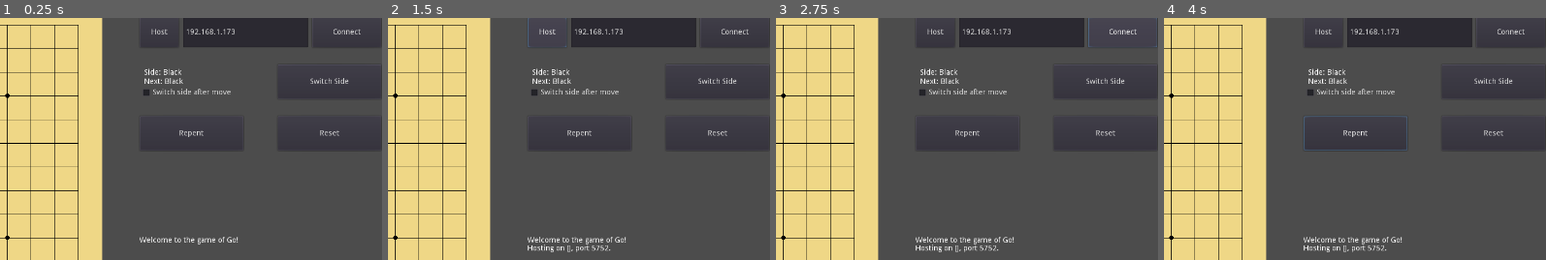
Above: before the commit, frames 1-4 (left to right).
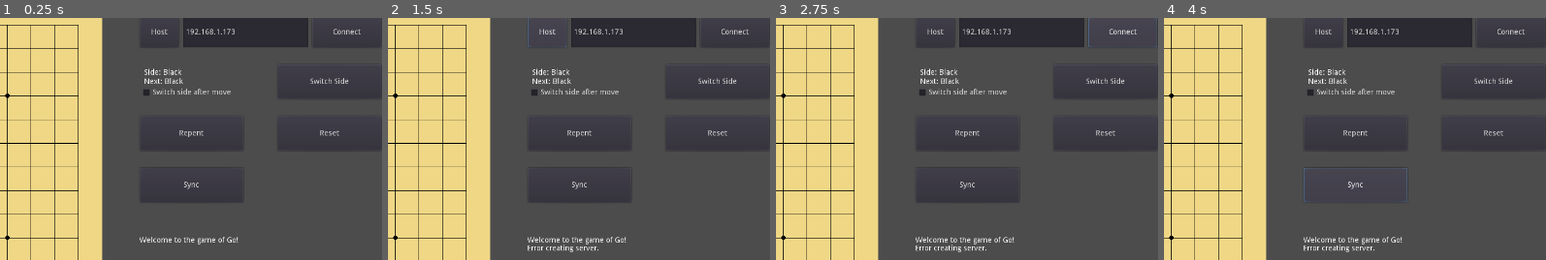
Above: after the commit, the same moments.

Repository: lightyears1998/godot-go
Game: Godot game, scene res://screens/battle_screen.tscn
Same seed, same stepped clock (60 frames per second), same inputs: the game is played once before the commit and once after it. Before the commit the project starts from res://screens/home_screen.tscn.
Inputs (mouse positions are % of the whole screen's width and height, from its top left):
- Up to frame 1 (0.25 s): no input
- Up to frame 2 (1.5 s): click (83, 83) at 0.52 s; type "12" at 0.6 s; click "Host" at 1.25 s
- Up to frame 3 (2.75 s): click "Connect" at 2 s
- Up to frame 4 (4 s): click "Repent" at 2.75 s; click (74, 39) at 3.5 s, where only the run after the commit has a clickable "Sync"
The pictures show only the part of the screen within x 49-99%, y 5-55%; the shares and areas given below are measured in that part.

The runs differ from the first frame. In frame 1, 0.1% of the frame differs, in the area x 38-63%, y 67-76%; in frame 2, 0.4%; in frame 3, 0.4%; in frame 4, 0.6%, in the area x 36-64%, y 40-97%.

Commit message:
refactor: Enhance networking

Diff:
--- a/components/chessboard.gd
+++ b/components/chessboard.gd
@@ -4,10 +4,10 @@
 
 class_name Chessboard
 
-signal side_changed()
+signal side_switched()
 signal chess_had_not_placed(row_index, column_index, side, why)
 signal chess_placed(row_index, column_index, side)
-signal user_repented(restored_history_index)
+signal repented(restored_history_index)
 
 export(int) var chessboard_size = 880
 export(int) var chessboard_rows = 19
@@ -23,6 +23,7 @@
 var switch_side_after_move = false
 
 var chess_colors = [ColorN("black"), ColorN("white")]
+
 var next_chess_side = 0
 
 var placed_chesses = []
@@ -51,6 +52,17 @@
 	reset_placed_chesses()
 	history = []
 	update()
+
+func request_synchronization():
+	rpc("send_synchronization")
+
+remote func send_synchronization():
+	rpc("receive_synchronization", next_chess_side, placed_chesses, history)
+
+remote func receive_synchronization(next_chess_side, placed_chesses, history):
+	self.next_chess_side = next_chess_side
+	self.placed_chesses = placed_chesses
+	self.history = history
 
 func init_cross_points():
 	var columns = ["A", "B", "C", "D", "E", "F", "G", "H", "J", "K", "L", "M", "N", "O", "P", "Q", "R", "S", "T"]
@@ -140,13 +152,13 @@
 remote func try_place_chess(row_index, column_index, side):
 	var err = can_place_chess(row_index, column_index, next_chess_side)
 	if !err:
-		place_chess(row_index, column_index, next_chess_side)
+		place_chess(placed_chesses, row_index, column_index, next_chess_side)
 		var dead_chesses = detect_dead_chess_indexes(placed_chesses, side)
 		for chess_index in dead_chesses:
-			remove_chess(chess_index.x, chess_index.y)
+			remove_chess(placed_chesses, chess_index.x, chess_index.y)
 		next_chess_side = 1 - next_chess_side
 		if switch_side_after_move:
-			switch_user_side()
+			switch_side()
 		var record = {
 			"placed_chesses": placed_chesses.duplicate(true),
 			"last_move_by_side": side
@@ -176,11 +188,11 @@
 	return chesses[row_index][column_index] != -1
 
 func can_place_chess(row_index, column_index, side):
-	# Standard rule forbits placing stone over other stone
+	# standard rule forbits placing stone over other stone
 	if is_place_taken(placed_chesses, row_index, column_index):
 		return "Place is already taken."
 
-	# Standard rule forbits suicide.
+	# standard rule forbits suicide.
 	var chesses = placed_chesses.duplicate(true)
 	chesses[row_index][column_index] = side
 	var dead_chess_indexes_after_play = detect_dead_chess_indexes(chesses, side)
@@ -189,18 +201,18 @@
 			return "Suicide is not permitted."
 	remove_chesses(chesses, dead_chess_indexes_after_play)
 
-	# Standard rule forbits the same situation come out once again.
+	# standard rule forbits the same situation come out once again.
 	for i in len(history):
 		if chesses == history[i]["placed_chesses"]:
 			return "Same situation happened in #%d, which is not permitted." % i
 
 	return null
 
-func place_chess(row_index, column_index, side):
-	placed_chesses[row_index][column_index] = side
-
-func remove_chess(row_index, column_index):
-	placed_chesses[row_index][column_index] = -1
+func place_chess(chesses, row_index, column_index, side):
+	chesses[row_index][column_index] = side
+
+func remove_chess(chesses, row_index, column_index):
+	chesses[row_index][column_index] = -1
 
 func remove_chesses(chesses, dead_chess_indexes):
 	for index in dead_chess_indexes:
@@ -266,18 +278,24 @@
 		dead_chess_indexes = opponent_dead_chess_indexes
 	return dead_chess_indexes
 
-func repent():
+func user_repent():
+	repent()
+	if is_playing_through_network():
+		rpc("repent")
+
+remote func repent():
 	var last_record = history.pop_back()
-	if last_record && last_record["last_move_by_side"] == user_side:
-		last_record = history.pop_back()
 	if last_record:
 		placed_chesses = last_record["placed_chesses"]
 		next_chess_side = 1 - last_record["last_move_by_side"]
 	else:
 		reset()
-	emit_signal("user_repented", len(history))
+	emit_signal("repented", len(history))
 	update()
 
-func switch_user_side():
+func user_switch_side():
+	switch_side()
+
+func switch_side():
 	user_side = 1 - user_side
-	emit_signal("side_changed")
+	emit_signal("side_switched")
--- a/project.godot
+++ b/project.godot
@@ -21,7 +21,7 @@
 [application]
 
 config/name="Go"
-run/main_scene="res://screens/home_screen.tscn"
+run/main_scene="res://screens/battle_screen.tscn"
 config/icon="res://icon.png"
 
 [autoload]
--- /dev/null
+++ b/screens/battle_screen.gd
@@ -0,0 +1,106 @@
+extends Control
+
+const SIDES = ["Black", "White"]
+
+const HOST_PORT = 5752
+
+const MODES = ["Host", "Client"]
+var mode = null
+
+func _ready():
+	setup_network_callbacks()
+	connect_chessboard()
+
+func setup_network_callbacks():
+	get_tree().connect("network_peer_connected", self, "_player_connected")
+	get_tree().connect("network_peer_disconnected", self, "_player_disconnected")
+	get_tree().connect("connected_to_server", self, "_connected_ok")
+	get_tree().connect("connection_failed", self, "_connected_fail")
+	get_tree().connect("server_disconnected", self, "_server_disconnected")
+
+func connect_chessboard():
+	$Chessboard.connect("side_switched", self, "_on_side_changed")
+	$Chessboard.connect("chess_placed", self, "_on_chess_placed")
+	$Chessboard.connect("chess_had_not_placed", self, "_on_chess_had_not_placed")
+	$HostButton.connect("pressed", self, "host")
+	$ConnectButton.connect("pressed", self, "connect_to_host_or_disconnect")
+	$RepentButton.connect("pressed", $Chessboard, "user_repent")
+	$SyncButton.connect("pressed", $Chessboard, "send_synchronization")
+	$SwitchSideButton.connect("pressed", $Chessboard, "user_switch_side")
+	$AutoSwitchSideCheckBox.connect("pressed", $Chessboard, "toggle_switch_side_after_move")
+	$SendChatButton.connect("pressed", self, "_on_send_chat_button_pressed")
+	$ResetButton.connect("pressed", $Chessboard, "reset")
+
+func _on_side_changed():
+	update_side_label()
+
+func _on_send_chat_button_pressed():
+	var text = $ChatLineEdit.text
+	if text:
+		print_log(text)
+
+func _on_chess_placed(row_index, column_index, side):
+	print_log("%s plays at (%s, %s)" % [SIDES[side], row_index, column_index])
+
+func _on_chess_had_not_placed(row_index, column_index, side, why):
+	print_log("%s cannot play at (%s, %s): %s" % [SIDES[side], row_index, column_index, why])
+
+func update_side_label():
+	var user_side = $Chessboard.user_side
+	var next_side = $Chessboard.next_chess_side
+	$SideLabel.set_text("Side: %s\nNext: %s" % [SIDES[user_side], SIDES[next_side]])
+
+func print_log(text):
+	$ChatLineEdit.text = ""
+	$ChatLabel.add_text(text)
+	$ChatLabel.newline()
+
+func _player_connected(id):
+	print_log("Player connected: %s" % id)
+
+func _player_disconnected(id):
+	print_log("Player disconnected: %s" % id)
+
+func _connected_ok():
+	print_log("Connection ok.")
+	if mode == "Client":
+		$Chessboard.request_synchronization()
+		print_log("Chessboard is syncing from host.")
+
+func _server_disconnected():
+	print_log("Server disconnected.")
+
+func _connected_fail():
+	print_log("Connection failed.")
+
+func host():
+	if mode == null:
+		var peer = NetworkedMultiplayerENet.new()
+		var err = peer.create_server(HOST_PORT, 32)
+		if err:
+			print_log('Error creating server.')
+			return
+		get_tree().network_peer = peer
+		print_log("Hosting on %s, port %s." % [get_ip(), HOST_PORT])
+		mode = "Host"
+	else:
+		print_log("Current mode is %s." % mode)
+
+func connect_to_host_or_disconnect():
+	if mode == null:
+		var peer = NetworkedMultiplayerENet.new()
+		var server_ip = $IPLineEdit.text
+		var err = peer.create_client(server_ip, HOST_PORT)
+		if err:
+			print_log("Fail to connect to host (%s)" % err)
+			return
+		get_tree().network_peer = peer
+		mode = "Client"
+	elif mode == "Client":
+		get_tree().network_peer = null
+		mode = null
+	else:
+		print_log("Current mode is %s." % mode)
+
+func get_ip():
+	return IP.get_local_addresses()
--- a/screens/home_screen.tscn
+++ b/screens/battle_screen.tscn
@@ -1,19 +1,19 @@
 [gd_scene load_steps=3 format=2]
 
-[ext_resource path="res://screens/home_screen.gd" type="Script" id=1]
-[ext_resource path="res://components/chessboard.tscn" type="PackedScene" id=2]
+[ext_resource path="res://components/chessboard.tscn" type="PackedScene" id=1]
+[ext_resource path="res://screens/battle_screen.gd" type="Script" id=2]
 
 [node name="HomeScreen" type="Control"]
 anchor_right = 1.0
 anchor_bottom = 1.0
 mouse_filter = 2
-script = ExtResource( 1 )
+script = ExtResource( 2 )
 __meta__ = {
 "_edit_lock_": true,
 "_edit_use_anchors_": false
 }
 
-[node name="Chessboard" parent="." instance=ExtResource( 2 )]
+[node name="Chessboard" parent="." instance=ExtResource( 1 )]
 
 [node name="IPLineEdit" type="LineEdit" parent="."]
 margin_left = 1040.0
@@ -51,6 +51,16 @@
 margin_right = 1152.0
 margin_bottom = 288.0
 text = "Repent"
+__meta__ = {
+"_edit_use_anchors_": false
+}
+
+[node name="SyncButton" type="Button" parent="."]
+margin_left = 960.0
+margin_top = 320.0
+margin_right = 1152.0
+margin_bottom = 384.0
+text = "Sync"
 __meta__ = {
 "_edit_use_anchors_": false
 }
--- a/screens/home_screen.gd
+++ /dev/null
@@ -1,81 +0,0 @@
-extends Control
-
-var SIDES = ["Black", "White"]
-var HOST_PORT = 5752
-
-func _ready():
-	_setup_network_callbacks()
-	$Chessboard.connect("side_changed", self, "_on_side_changed")
-	$Chessboard.connect("chess_placed", self, "_on_chess_placed")
-	$Chessboard.connect("chess_had_not_placed", self, "_on_chess_had_not_placed")
-	$HostButton.connect("pressed", self, "host")
-	$ConnectButton.connect("pressed", self, "connect_to_host")
-	$RepentButton.connect("pressed", $Chessboard, "repent")
-	$SwitchSideButton.connect("pressed", $Chessboard, "switch_user_side")
-	$AutoSwitchSideCheckBox.connect("pressed", $Chessboard, "toggle_switch_side_after_move")
-	$SendChatButton.connect("pressed", self, "_on_send_chat_button_pressed")
-	$ResetButton.connect("pressed", $Chessboard, "reset")
-
-func _setup_network_callbacks():
-	get_tree().connect("network_peer_connected", self, "_player_connected")
-	get_tree().connect("network_peer_disconnected", self, "_player_disconnected")
-	get_tree().connect("connected_to_server", self, "_connected_ok")
-	get_tree().connect("connection_failed", self, "_connected_fail")
-	get_tree().connect("server_disconnected", self, "_server_disconnected")
-
-func _update_side_label():
-	var user_side = $Chessboard.user_side
-	var next_side = $Chessboard.next_chess_side
-	$SideLabel.set_text("Side: %s\nNext: %s" % [SIDES[user_side], SIDES[next_side]])
-
-func _on_side_changed():
-	_update_side_label()
-
-func _on_send_chat_button_pressed():
-	var text = $ChatLineEdit.text
-	if text:
-		print_log(text)
-
-func _on_chess_placed(row_index, column_index, side):
-	print_log("%s plays at (%s, %s)" % [SIDES[side], row_index, column_index])
-
-func _on_chess_had_not_placed(row_index, column_index, side, why):
-	print_log("%s cannot play at (%s, %s): %s" % [SIDES[side], row_index, column_index, why])
-
-func print_log(text):
-	$ChatLineEdit.text = ""
-	$ChatLabel.add_text(text)
-	$ChatLabel.newline()
-
-func _player_connected(id):
-	print_log("Player connected: %s" % id)
-
-func _player_disconnected(id):
-	print_log("Player disconnected: %s" % id)
-
-func _connected_ok():
-	pass
-
-func _server_disconnected():
-	pass
-
-func _connected_fail():
-	pass
-
-func host():
-	var peer = NetworkedMultiplayerENet.new()
-	peer.create_server(HOST_PORT, 32)
-	get_tree().network_peer = peer
-	print_log("Hosting on %s, port %s." % [get_ip(), HOST_PORT])
-
-func connect_to_host():
-	var peer = NetworkedMultiplayerENet.new()
-	var server_ip = $IPLineEdit.text
-	var err = peer.create_client(server_ip, HOST_PORT)
-	if err:
-		print_log("Fail to connect to host (%s)" % err)
-		return
-	get_tree().network_peer = peer
-
-func get_ip():
-	return IP.get_local_addresses()
